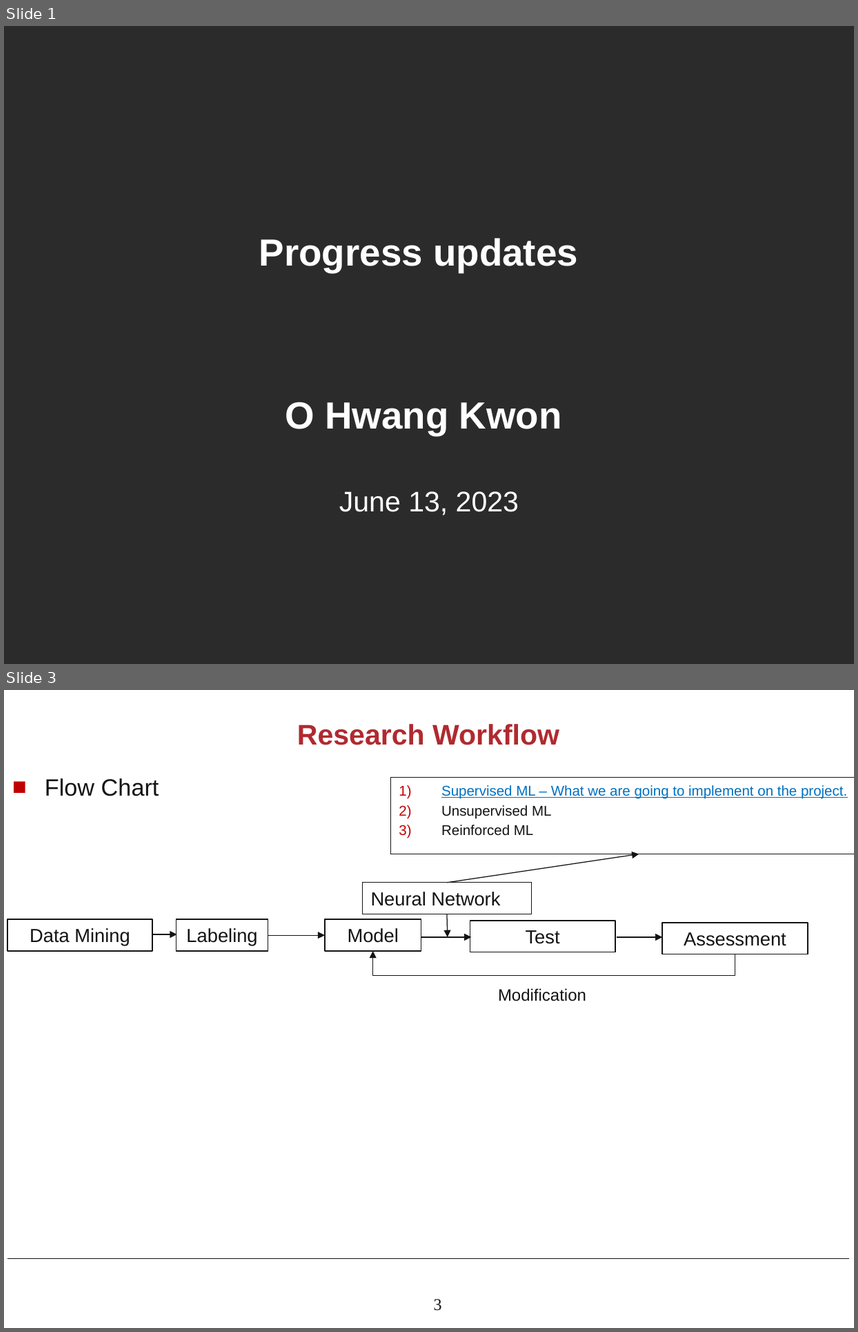
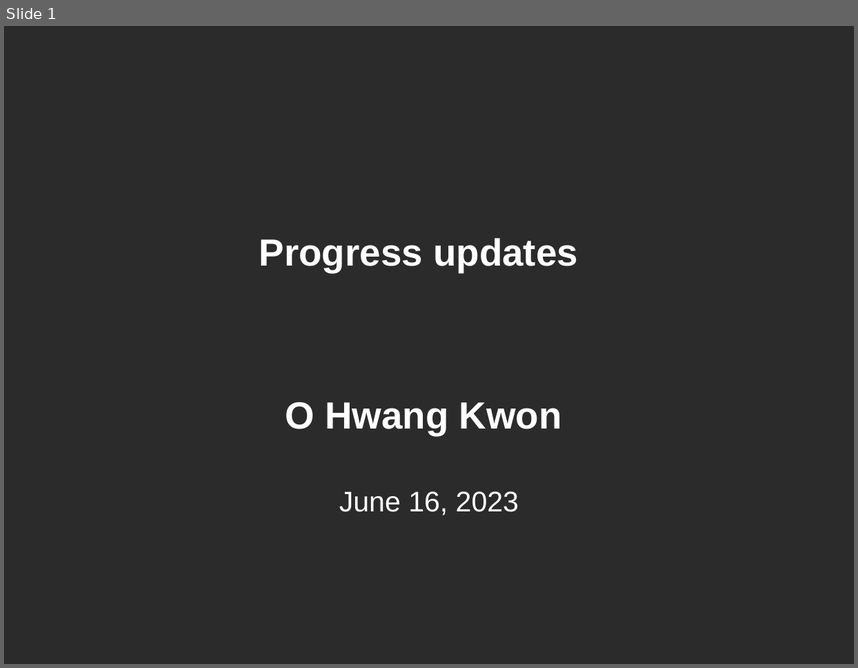
Before and after one commit to army17929/NLP, a slide deck: meeting_slides/week3.pptx. Shown one above the other, each under a label of ours: slides 1 and 3 before the commit, slide 1 after it; the slides between them are not shown. The pictures are 858x1332 and 858x668 pixels, drawn with LibreOffice and Linux fonts; fonts in the diff are those of the drawing; background and template pictures are left out; a plain dark background stands for a picture behind light text. Boxes give left, top, right and bottom in pixels: in the first picture for what was removed or moved away, otherwise in the second. Text is boxed around its words. In the diff, an @@ line names an element or a change of style, - is before the commit and + after.

```diff
--- a/meeting_slides/week3.pptx
+++ b/meeting_slides/week3.pptx
@@ slide 3 removed at (4, 690, 854, 1328), background #FFFFFF @@
@@ title removed at (297, 724, 559, 745) @@
-Research Workflow
@@ text removed at (45, 778, 159, 796) @@
-■ Flow Chart
@@ text removed at (391, 778, 854, 854) @@
-1) Supervised ML – What we are going to implement on the project.
-2) Unsupervised ML
-3) Reinforced ML
@@ arrow removed from (447, 882) to (639, 854) @@
@@ rectangle removed at (363, 882, 532, 914) @@
-Neural Network
@@ arrow removed from (447, 914) to (448, 938) @@
@@ arrow removed from (153, 934) to (176, 934) @@
@@ group removed at (7, 920, 808, 1001): 5 rectangles, 1 elbow arrow, 1 text @@
-Data Mining
-Model
-Test
-Assessment
-Modification
-Labeling
@@ arrow removed from (268, 935) to (324, 935) @@
@@ arrow removed from (421, 938) to (472, 938) @@
@@ arrow removed from (617, 938) to (663, 938) @@
@@ line removed from (7, 1258) to (849, 1258) @@
@@ page number removed at (434, 1299, 442, 1310) @@
-3
@@ slide 1 changed as well @@
@@ text at (339, 491, 519, 515): text changed @@
-June 13, 2023
+June 16, 2023
```
Also in this commit, not shown: 2 other slides changed, 7 slides added, 4 other slides removed, 15 other files.
